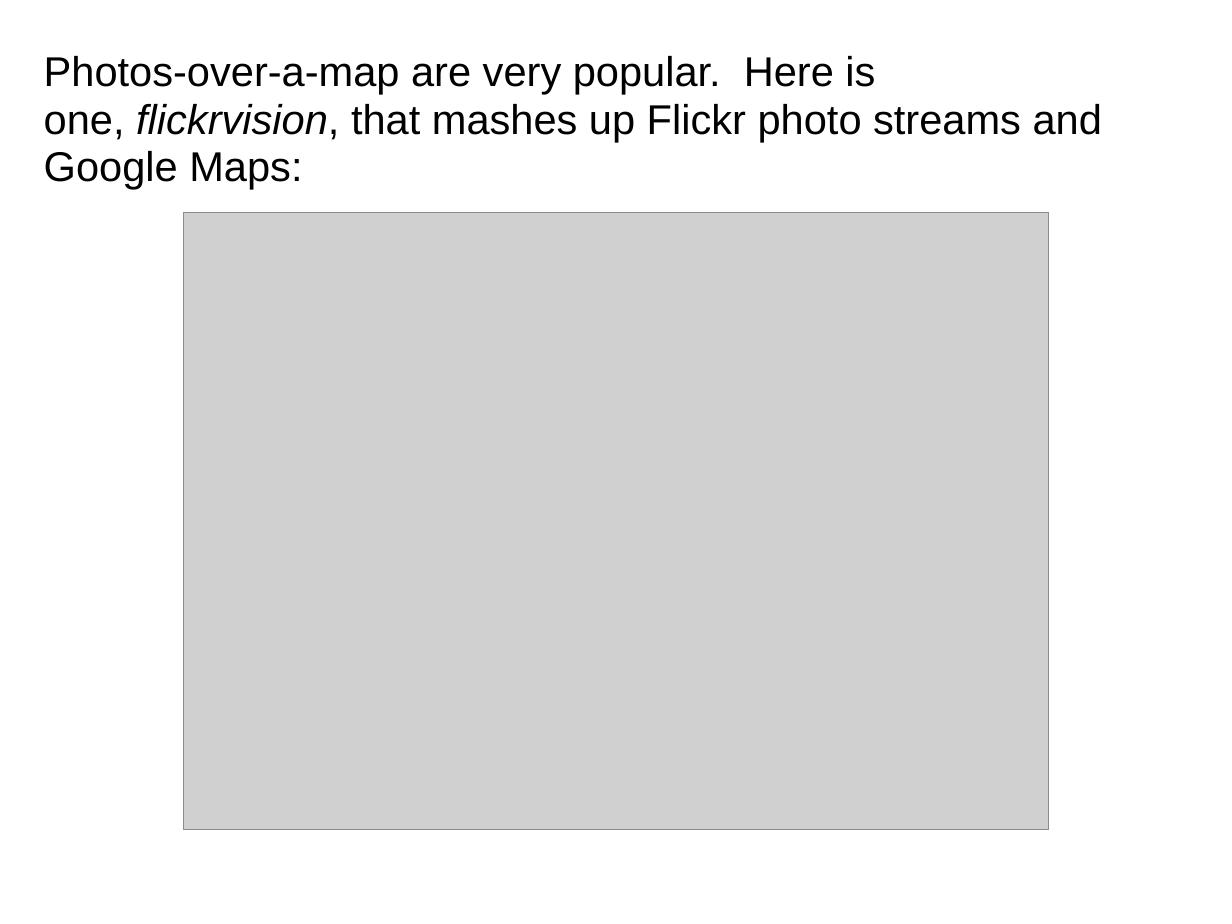
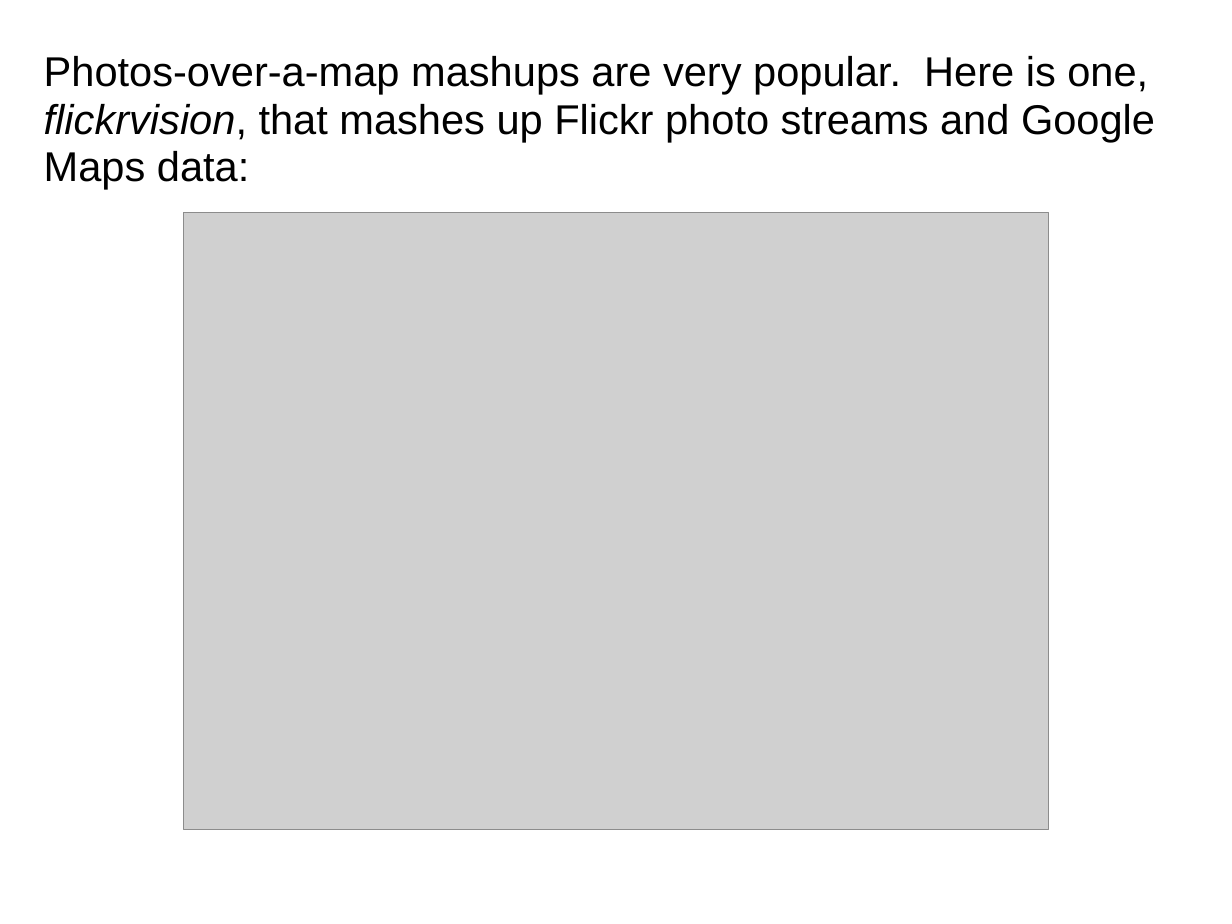
Before and after one commit to dondi/javascript-book, a slide deck: slide 76 of presentations/Chapter_8_Presentation.ppt. Drawn at 1232x924 pixels with LibreOffice and Linux fonts; fonts in the diff are those of the drawing; grey boxes stand for pictures; background and template pictures are left out. Boxes give left, top, right and bottom in pixels: in the first picture for what was removed or moved away, otherwise in the second. Text is boxed around its words. In the diff, an @@ line names an element or a change of style, - is before the commit and + after.

```diff
--- a/presentations/Chapter_8_Presentation.ppt
+++ b/presentations/Chapter_8_Presentation.ppt
@@ text at box(44, 56, 1155, 189): text changed @@
-Photos-over-a-map are very popular. Here is one, flickrvision, that mashes up Flickr photo streams and Google Maps:
+Photos-over-a-map mashups are very popular. Here is one, flickrvision, that mashes up Flickr photo streams and Google Maps data:
```
Also in this commit, not shown: 8 other slides changed, 2 other files.
